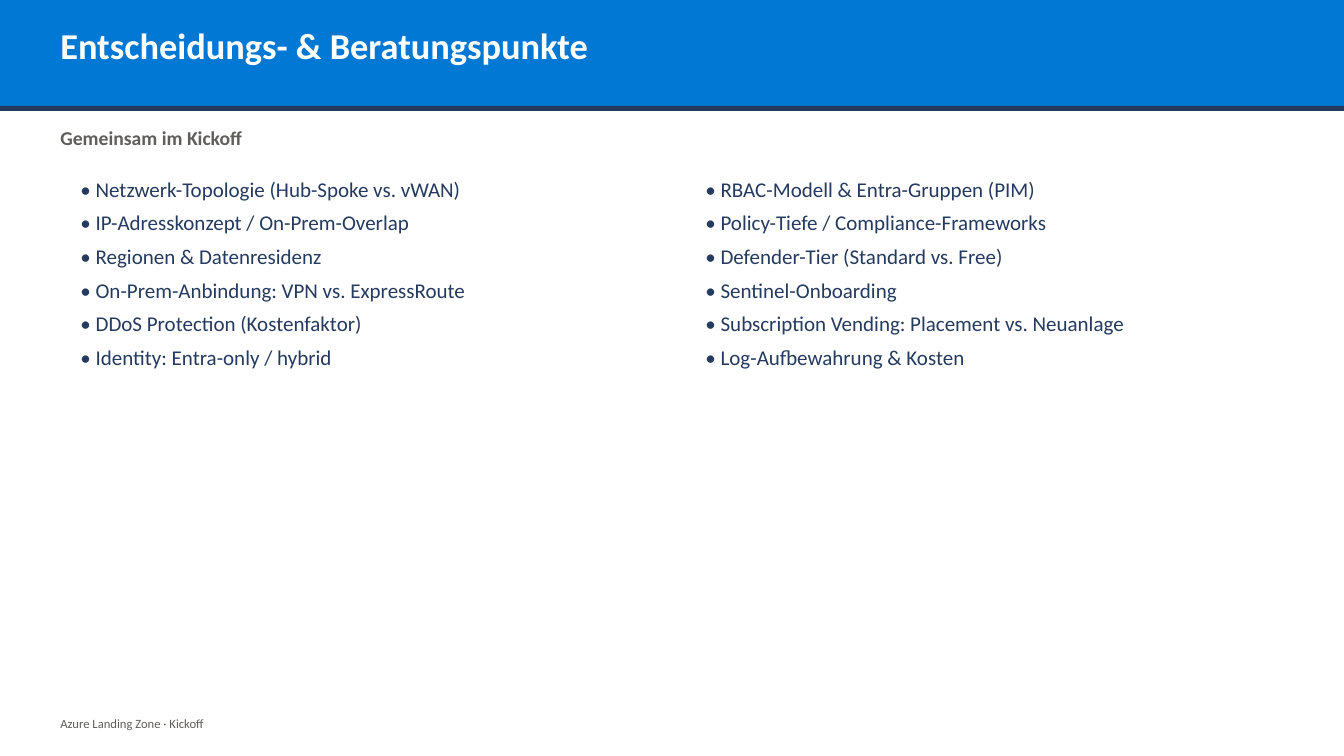
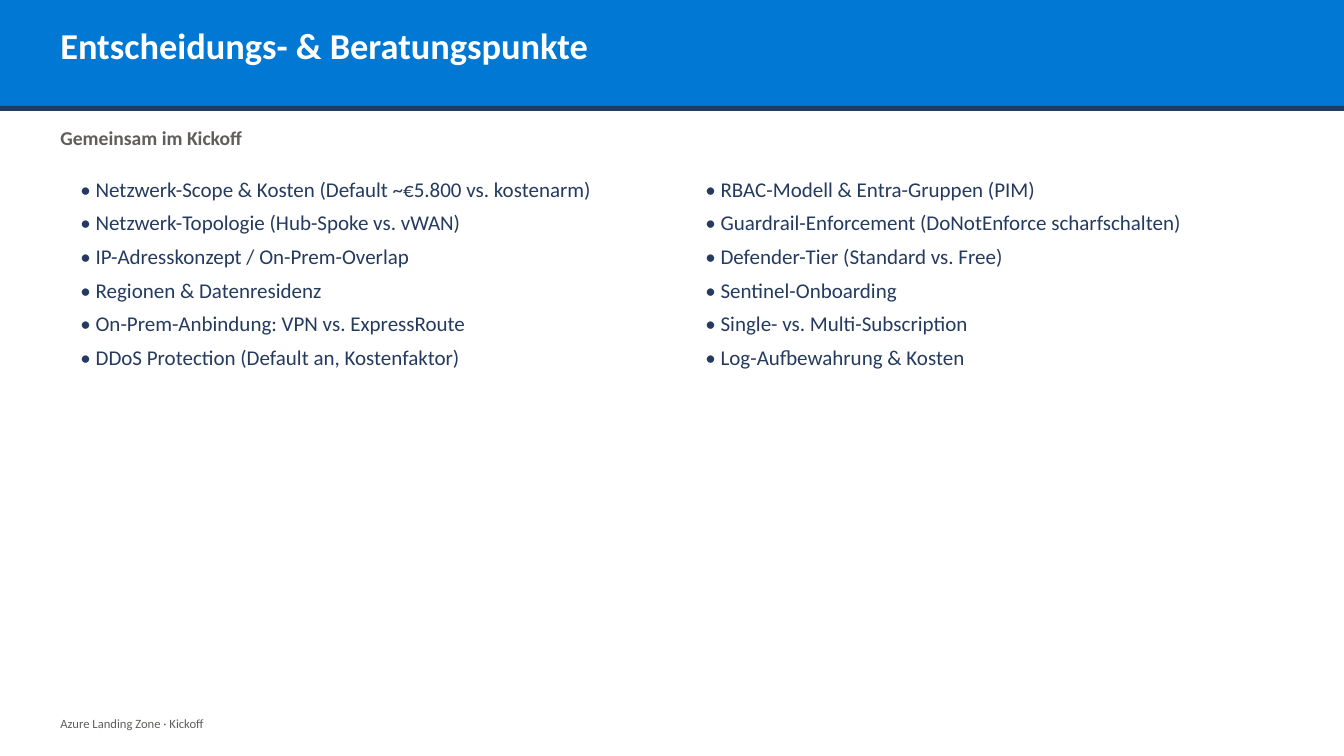
Before and after one commit to YannickBeck/azure-landing-zone, a slide deck: slide 15 of docs/kickoff/Azure-Landing-Zone-Kickoff.pptx. Drawn at 1344x756 pixels with LibreOffice and Linux fonts; fonts in the diff are those of the drawing. Boxes give left, top, right and bottom in pixels: in the first picture for what was removed or moved away, otherwise in the second. Text is boxed around its words. In the diff, an @@ line names an element or a change of style, - is before the commit and + after.

```diff
--- a/docs/kickoff/Azure-Landing-Zone-Kickoff.pptx
+++ b/docs/kickoff/Azure-Landing-Zone-Kickoff.pptx
@@ text at (x1=96, y1=182, x2=591, y2=201): paragraph added @@
+• Netzwerk-Scope & Kosten (Default ~€5.800 vs. kostenarm)
@@ text at (x1=721, y1=215, x2=1180, y2=233): text changed @@
-• Policy-Tiefe / Compliance-Frameworks
+• Guardrail-Enforcement (DoNotEnforce scharfschalten)
@@ text at (x1=721, y1=316, x2=967, y2=335): text changed @@
-• Subscription Vending: Placement vs. Neuanlage
+• Single- vs. Multi-Subscription
@@ text at (x1=96, y1=350, x2=460, y2=368): text changed @@
-• DDoS Protection (Kostenfaktor)
-• Identity: Entra-only / hybrid
+• DDoS Protection (Default an, Kostenfaktor)
```
Also in this commit, not shown: 10 other slides changed, 4 other files.
